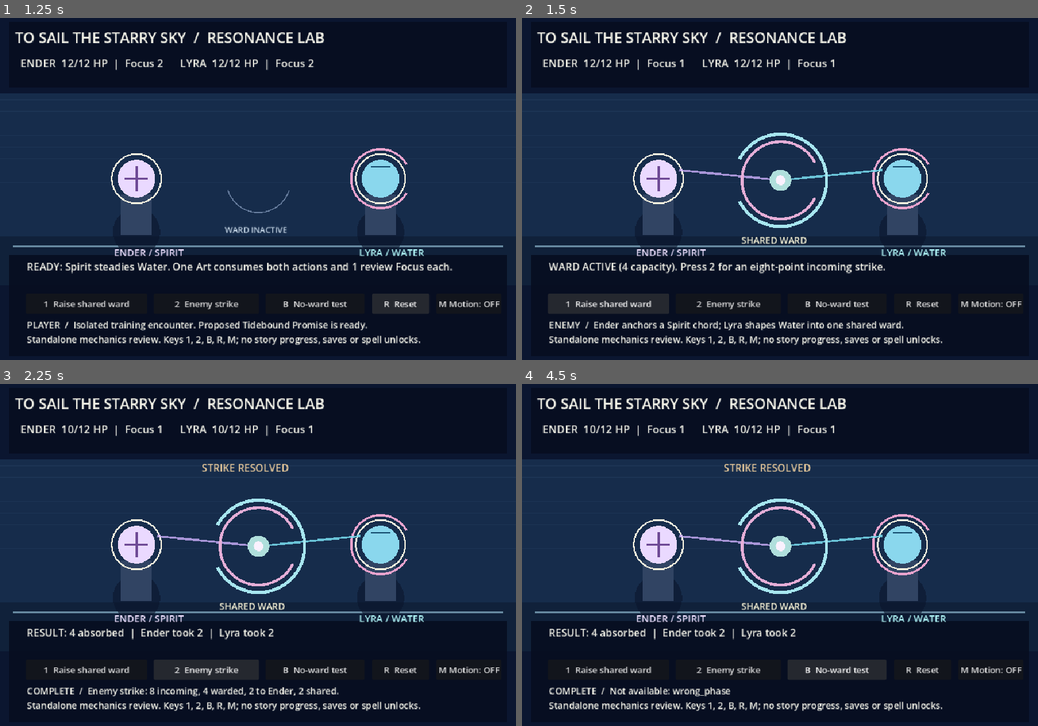
Above: before the commit, frames 1-4 (two rows, left to right).
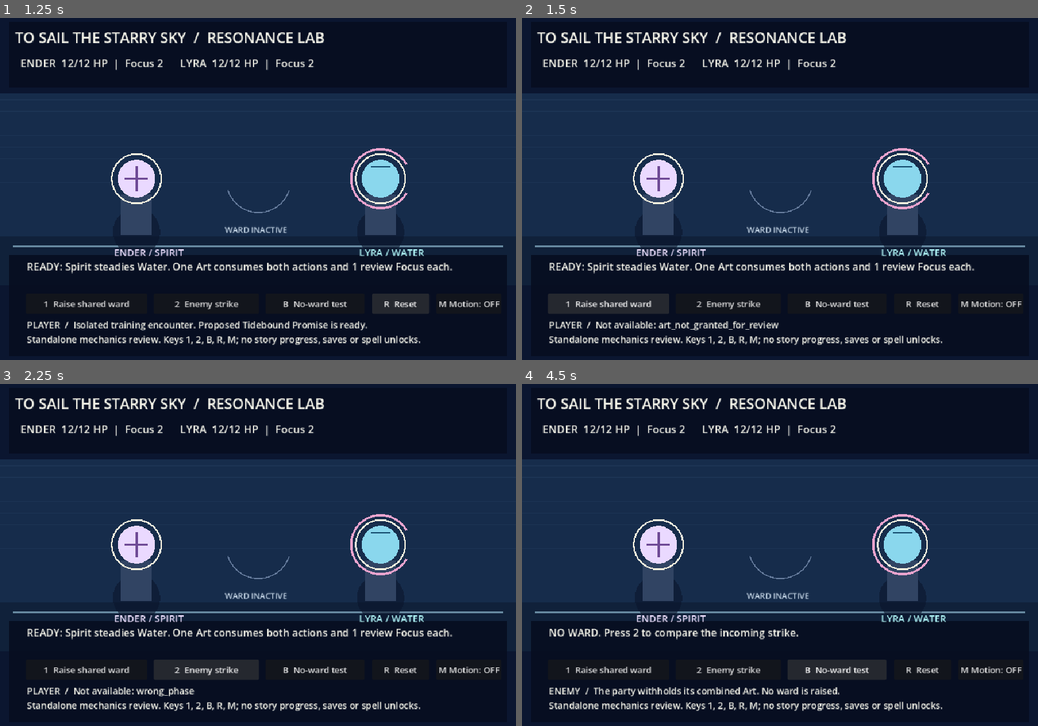
Above: after the commit, the same moments.

Repository: ndrorchestration/ToSailaStarrySky-jrpg
Game: Godot game, scene res://scenes/resonance_dual_review.tscn
Two runs of this game, one before a commit and one after it. Both use one fixed random seed, a clock stepped at 60 frames per second and the inputs below. This scene is started directly instead of the project's main scene.
Inputs:
- Up to frame 1 (1.25 s): click "R Reset" at 0.5 s
- Up to frame 2 (1.5 s): click "1 Raise shared ward" at 1.25 s
- Up to frame 3 (2.25 s): click "2 Enemy strike" at 2 s
- Up to frame 4 (4.5 s): click "M Motion: OFF" at 2.75 s; click "M Motion: ON" at 3.5 s; click "B No-ward test" at 4.25 s

Frame 1 is identical in both runs. In frame 2, 3.7% of the frame differs, in the area x 5-88%, y 12-92%; in frame 3, 3.7%; in frame 4, 3.3%.

Commit message:
feat(godot): guard Tidebound activation with explicit reset-scoped lab grant

Diff:
--- a/godot/scripts/tidebound_promise_review.gd
+++ b/godot/scripts/tidebound_promise_review.gd
@@ -5,6 +5,7 @@
 const Catalog = preload("res://scripts/party_resonance_catalog.gd")
 const AbilityContract = preload("res://scripts/combat_ability_contract.gd")
 const Reservation = preload("res://scripts/party_action_reservation.gd")
+const GrantPolicy = preload("res://scripts/resonance_review_grant_policy.gd")
 const ART_ID := "tidebound_promise"
 const REVIEW_ONLY := true
 const FOCUS_COST := 1
@@ -23,6 +24,8 @@
 var catalog = Catalog.new()
 var abilities = AbilityContract.new()
 var reservations = Reservation.new()
+var grant_policy = GrantPolicy.new()
+var training_grants: Array[Dictionary] = []
 
 func _init() -> void:
     reset()
@@ -32,6 +35,8 @@
         "ender": {"hp": 12, "maxHp": 12, "focus": 2, "alive": true, "canAct": true},
         "lyra": {"hp": 12, "maxHp": 12, "focus": 2, "alive": true, "canAct": true},
     }
+    # A reset invalidates the operator's previous review-only grant.
+    training_grants.clear()
     phase = "player"
     ward_capacity = 0
     turns = 0
@@ -44,6 +49,7 @@
         "reviewOnly": true, "phase": phase, "party": party.duplicate(true),
         "wardCapacity": ward_capacity, "turns": turns, "enemyTurns": enemy_turns,
         "lastOutcome": last_outcome.duplicate(true), "log": log.duplicate(),
+        "trainingGrants": training_grants.duplicate(true),
     }
 
 func configure_fixture(actor_id: String, values: Dictionary) -> bool:
@@ -73,11 +79,29 @@
     party = next
     return true
 
+func grant_training_access(art_id: String) -> Dictionary:
+    # Explicitly invoked by the standalone lab UI, never by plot events or
+    # inferred from Spirit/Water, current jobs, or party membership.
+    if phase != "player" or turns != 0:
+        return _reject("grant_outside_setup")
+    if art_id != ART_ID:
+        return _reject("unsupported_fixture_art")
+    if not training_grants.is_empty():
+        return _reject("grant_already_issued")
+    var grant: Dictionary = grant_policy.create_training_grant(art_id)
+    if grant.is_empty():
+        return _reject("grant_definition_invalid")
+    training_grants.append(grant.duplicate(true))
+    return {"ok": true, "reason": "training_grant_issued", "reviewOnly": true}
+
 func admission() -> Dictionary:
     if not catalog.validate_catalog():
         return _reject("invalid_catalog")
     if phase != "player":
         return _reject("wrong_phase")
+    var permission: Dictionary = grant_policy.check(ART_ID, snapshot(), training_grants)
+    if not bool(permission.get("ok", false)):
+        return _reject(str(permission.get("reason", "review_grant_denied")))
     var art: Dictionary = catalog.definition_for(ART_ID)
     if art.is_empty() or art.get("sourceKind", "") != "dual" or art.get("participants", []) != PARTICIPANTS:
         return _reject("invalid_art")
